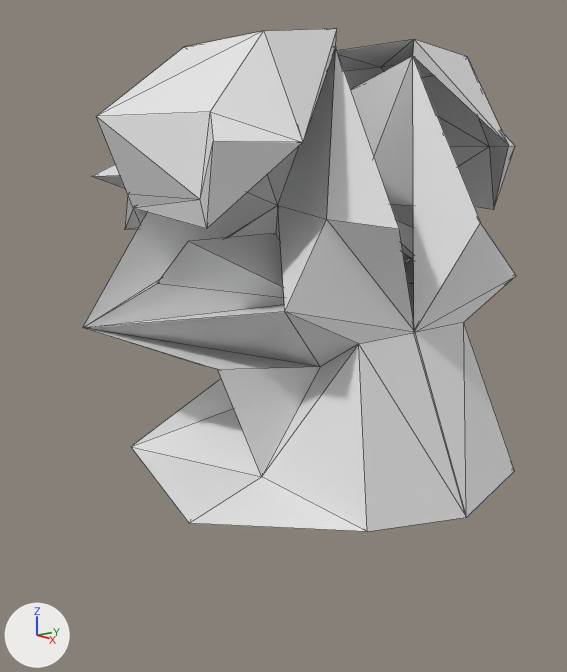
The Blender file S/Assets/Meshes/troll.blend, before and after one commit.
The view is the same before and after, from a 50 mm camera at (11.35, -9.84, 6.54) aimed at (-1.34, 0.52, 2.85). Arrows for +X, +Y and +Z are at lower left; the lights stay in place. Mesh edges are drawn as thin lines.
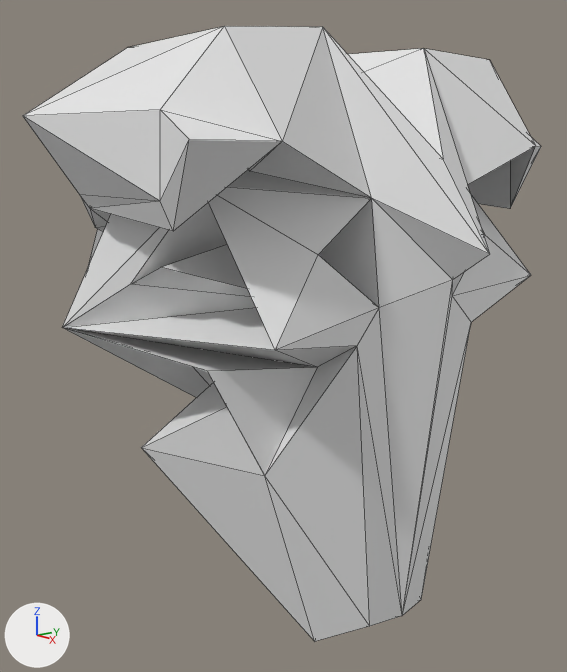
What differs and where, as boxes [x1, y1, x2, y2] in the pictures (567 x 672 px):
'Cube', reshaped, modifiers changed (20% wider, 22% taller)
    before: [83, 28, 516, 531]
    after: [23, 26, 541, 641]
part 1 of me_cube_002, built on
    before: [83, 28, 516, 531]
    after: [23, 26, 536, 641]

Patch to the scene script:
```diff
--- a/S/Assets/Meshes/troll.blend.py
+++ b/S/Assets/Meshes/troll.blend.py
@@ me_cube_002 @@
 # used by ob_cube; location = (1.58, 0.21, 1.91)
-me_cube_002.from_pydata(...)  # 59 vertices, 99 faces; spans x -7.56..2.29, y -0.02..4.1, z -1.21..6.66
+me_cube_002.from_pydata(...)  # 111 vertices, 218 faces; spans x -7.56..2.13, y -4.1..4.75, z -4.87..6.66
+# me_cube_002 part 1
+# 16 vertices are removed from x -7.56..2.29, y -0.02..3.92, z -1.21..6.66
+# 47 faces are deleted
+# 7 vertices move from x -3.7..1.88, y 1.79..4.1, z -1.01..6.23 to x -3.59..0.97, y 0.86..4.75, z -3.69..5.29
+# 68 vertices are added at x -7.56..2.13, y -4.1..2.65, z -4.87..6.66
+# 166 new faces join them
@@ ob_cube @@
 ob_cube.location = (1.58, 0.21, 1.91)
-_m = ob_cube.modifiers.new('Mirror', 'MIRROR')
-_m.use_axis = (False, True, False)
+_m = ob_cube.modifiers.new('SimpleDeform', 'SIMPLE_DEFORM')
+_m.deform_method = 'TAPER'
+_m.deform_axis = 'Z'
+_m.factor = 0.528
+_m.angle = 0.528
```
